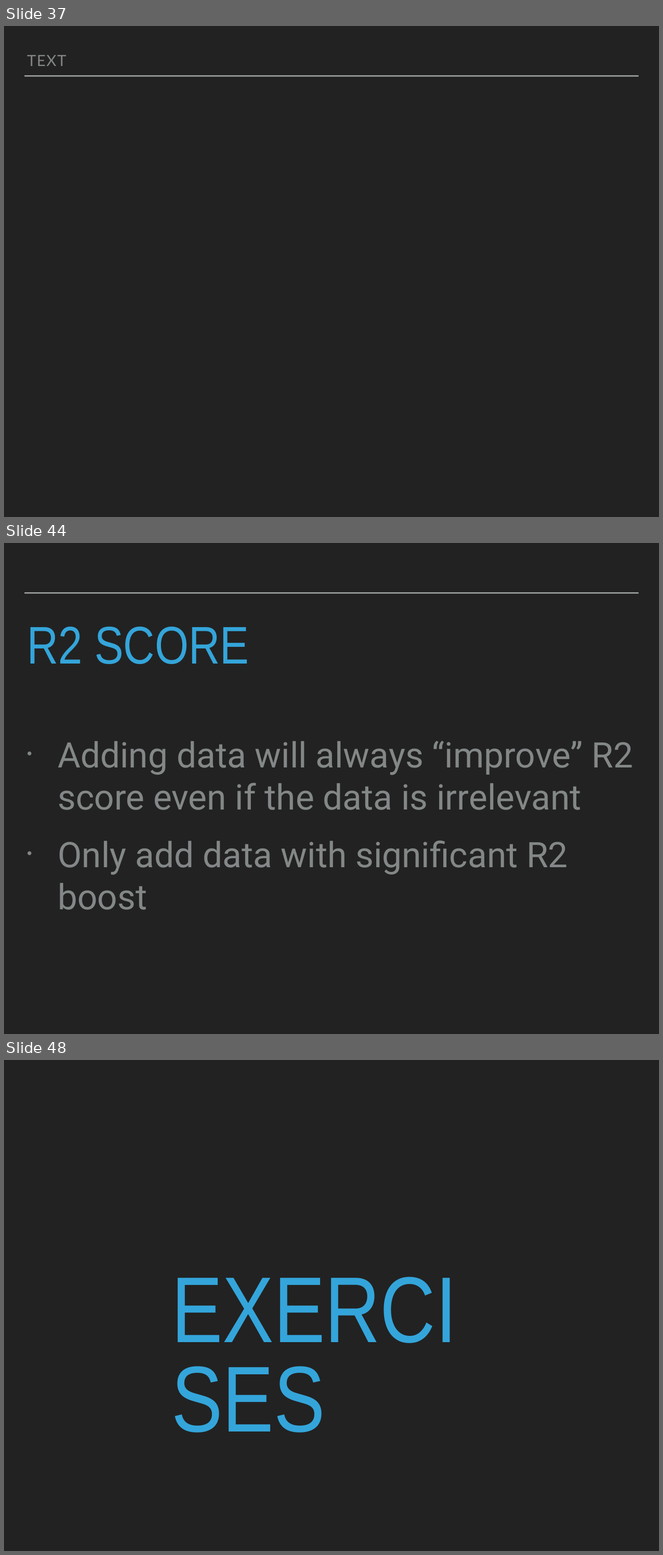
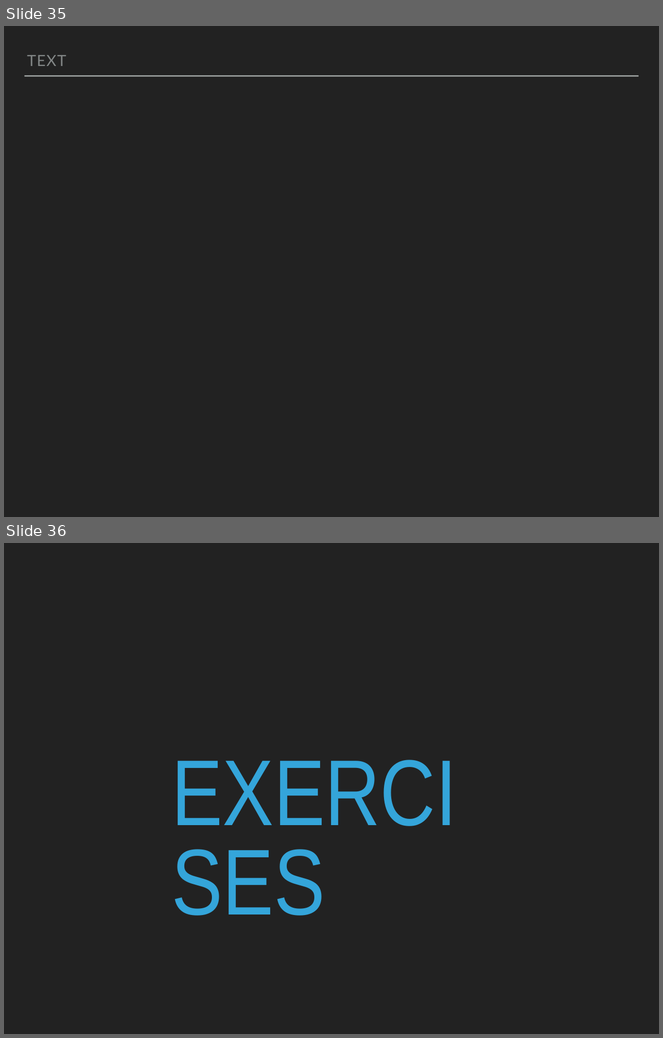
Before and after one commit to robcarrington/python-for-data-science, a slide deck: Session9/Session9_Slides.pptx. Shown one above the other, each under a label of ours: slides 37, 44 and 48 before the commit, slides 35 and 36 after it; the slides between them are not shown. The pictures are 663x1555 and 663x1038 pixels, drawn with LibreOffice and Linux fonts; fonts in the diff are those of the drawing; background and template pictures are left out. Boxes give left, top, right and bottom in pixels: in the first picture for what was removed or moved away, otherwise in the second. Text is boxed around its words. In the diff, an @@ line names an element or a change of style, - is before the commit and + after.

```diff
--- a/Session9/Session9_Slides.pptx
+++ b/Session9/Session9_Slides.pptx
@@ slide 44 removed at bbox=[4, 543, 659, 1034], background #222222; not listed: 1 template element that a slide beside it also shows @@
@@ title removed at bbox=[27, 627, 249, 664] @@
-R2 SCORE
@@ text removed at bbox=[58, 741, 634, 910] @@
-• Adding data will always “improve” R2 score even if the data is irrelevant
-• Only add data with significant R2 boost
@@ what was slide 37 is now slide 35 @@
@@ what was slide 48 is now slide 36 @@
```
Also in this commit, not shown: 7 slides changed, 10 slides added, 21 other slides removed, 4 other files.
